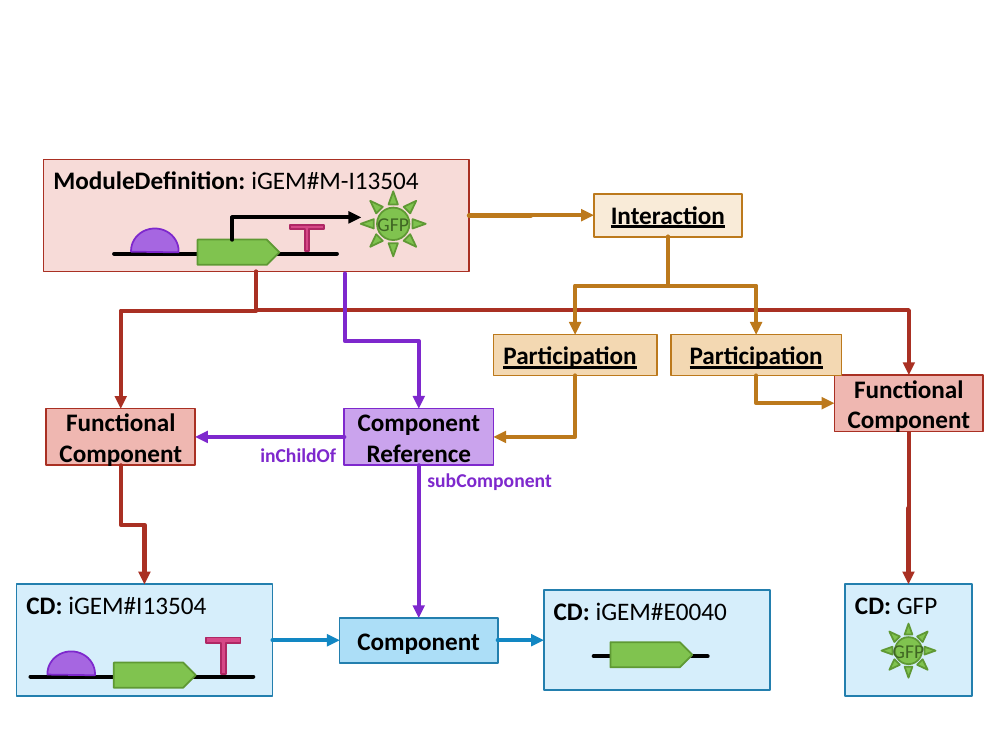
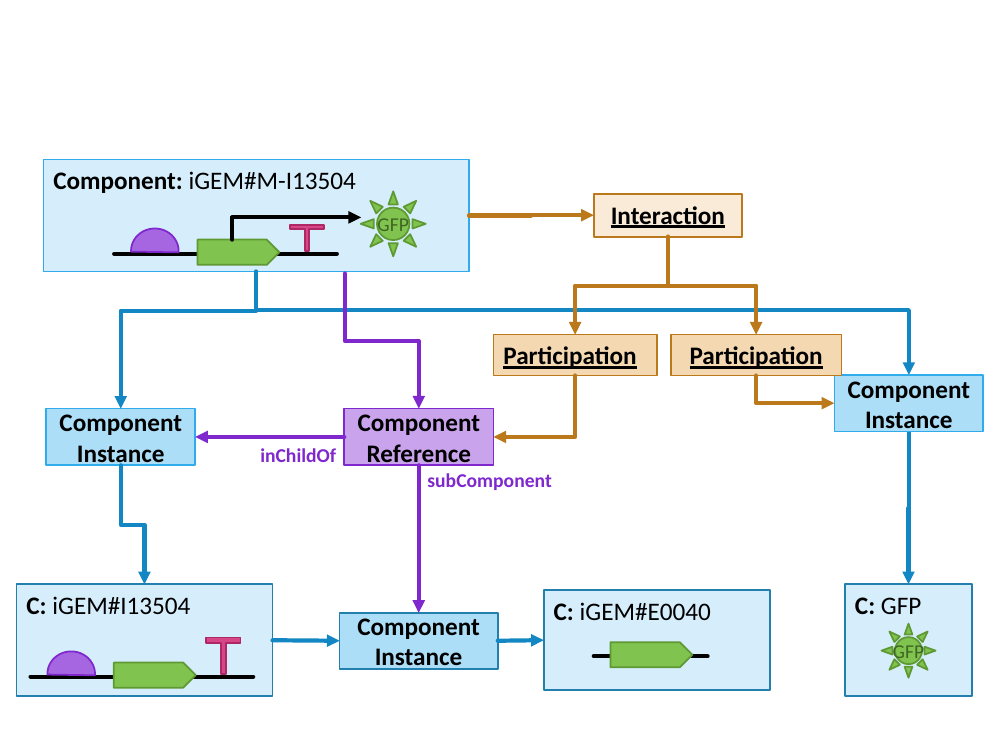
Before and after one commit to SynBioDex/SEPs, a slide deck: slide 2 of images/SEP037.pptx. Drawn at 1008x756 pixels with LibreOffice and Linux fonts; fonts in the diff are those of the drawing. Boxes give left, top, right and bottom in pixels: in the first picture for what was removed or moved away, otherwise in the second. Text is boxed around its words. In the diff, an @@ line names an element or a change of style, - is before the commit and + after.

```diff
--- a/images/SEP037.pptx
+++ b/images/SEP037.pptx
@@ rectangle "Component: iGEM#M-I13504" at (43, 159, 469, 271): fill #F7DBD8 to #D6EEFB; outline #A93023 1.25 pt to #30ACEC 1.25 pt @@
@@ text in rectangle at (53, 171, 356, 193): text changed; bold off @@
-ModuleDefinition: iGEM#M-I13504
+Component: iGEM#M-I13504
@@ elbow arrow (256, 271) - (121, 408): stroke #A93023 3 pt to #1287C3 3 pt @@
@@ elbow arrow (256, 271) - (909, 375): stroke #A93023 3 pt to #1287C3 3 pt @@
@@ rectangle "Component" at (835, 375, 984, 431): fill #EFB7B1 to #ACDEF7; outline #A93023 1.25 pt to #30ACEC 1.25 pt @@
@@ text in rectangle at (848, 381, 971, 434): text changed @@
-Functional Component
+Component
+Instance
@@ rectangle "Component" at (46, 408, 196, 465): fill #EFB7B1 to #ACDEF7; outline #A93023 1.25 pt to #30ACEC 1.25 pt @@
@@ text in rectangle at (59, 414, 182, 468): text changed @@
-Functional Component
+Component
+Instance
@@ elbow arrow (909, 431) - (908, 585): stroke #A93023 3 pt to #1287C3 3 pt @@
@@ elbow arrow (121, 466) - (144, 585): stroke #A93023 3 pt to #1287C3 3 pt @@
@@ elbow arrow moved from (419, 466) - (418, 618) to (419, 466) - (418, 613) @@
@@ text in rectangle at (26, 596, 190, 614): text changed @@
-CD: iGEM#I13504
+C: iGEM#I13504
@@ text in rectangle at (855, 597, 921, 614): text changed; bold off @@
-CD: GFP
+C: GFP
@@ rectangle "Component": place and size @@
-rectangle "Component" at (340, 618, 498, 662)
+rectangle "Component" at (340, 613, 498, 669)
@@ text in rectangle at (554, 602, 711, 620): text changed @@
-CD: iGEM#E0040
+C: iGEM#E0040
@@ text in rectangle at (375, 648, 463, 672): paragraph added @@
+Instance
```
Also in this commit, not shown: 2 other slides changed, 14 other files.
